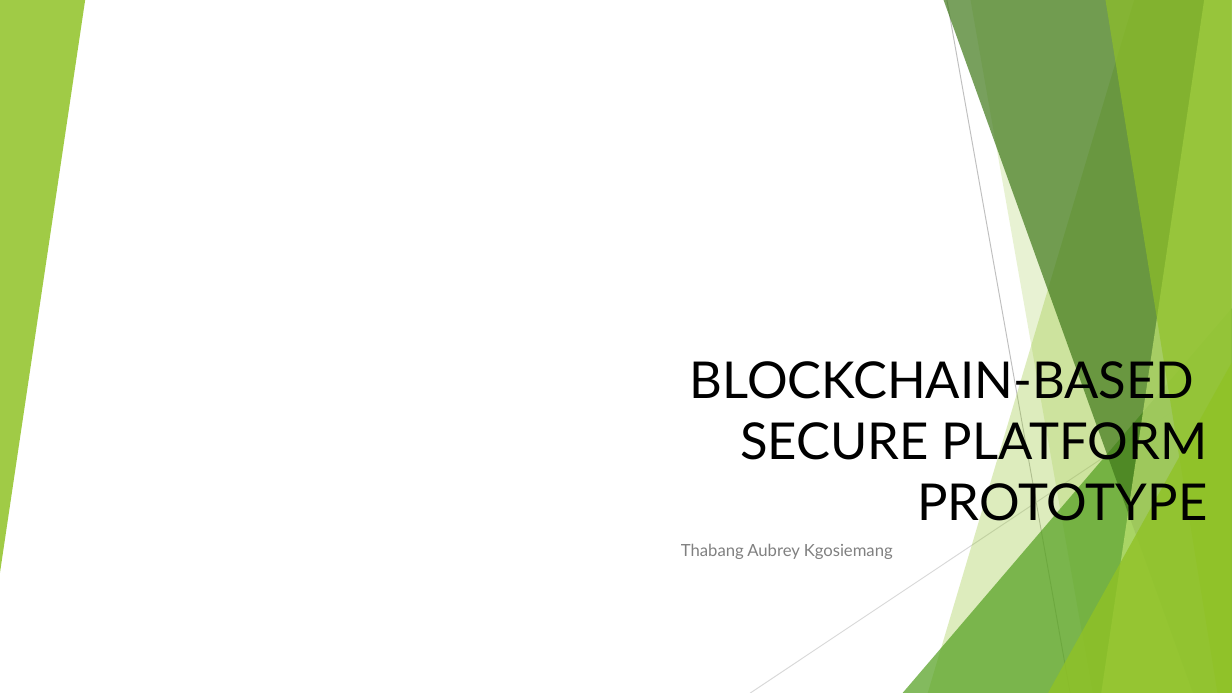
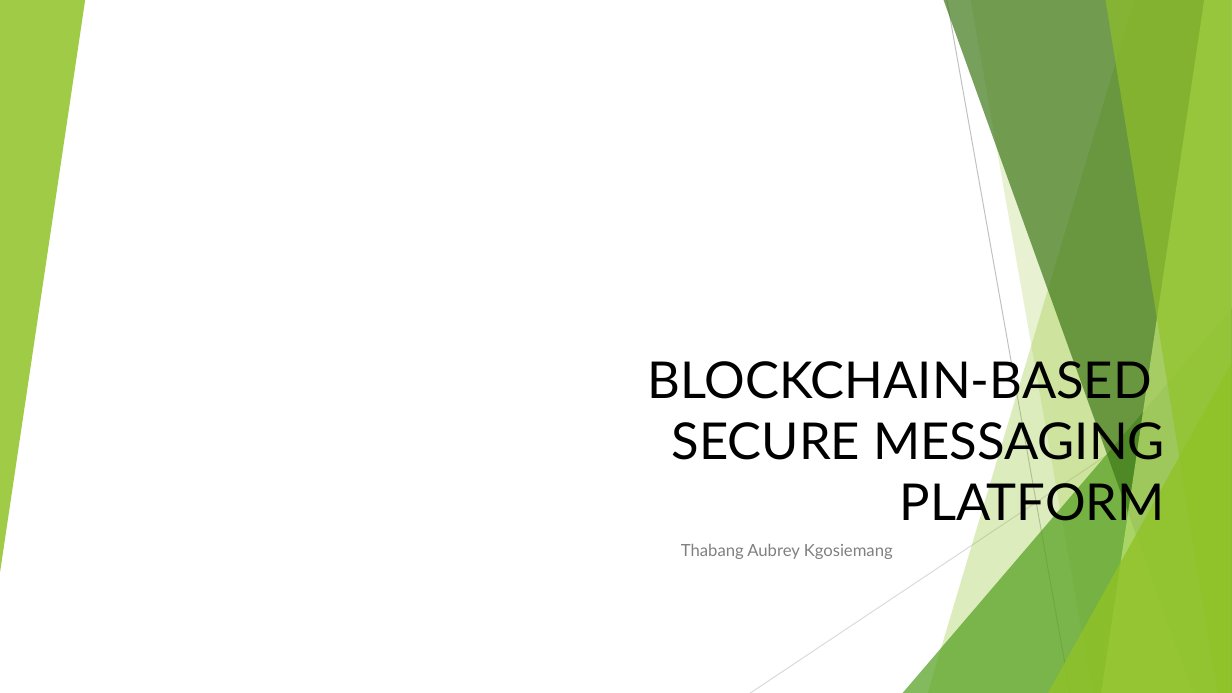
Before and after one commit to agegerag/SecurePlatform, a slide deck: slide 1 of SecurePlatform/project/ss/ProjectPresentation.pptx. Drawn at 1232x693 pixels with LibreOffice and Linux fonts; fonts in the diff are those of the drawing; background and template pictures are left out. Boxes give left, top, right and bottom in pixels: in the first picture for what was removed or moved away, otherwise in the second. Text is boxed around its words. In the diff, an @@ line names an element or a change of style, - is before the commit and + after.

```diff
--- a/SecurePlatform/project/ss/ProjectPresentation.pptx
+++ b/SecurePlatform/project/ss/ProjectPresentation.pptx
@@ title at <box>647,355,1165,530</box>: text changed @@
-BLOCKCHAIN-BASED SECURE PLATFORM PROTOTYPE
+BLOCKCHAIN-BASED SECURE MESSAGING PLATFORM
```
Also in this commit, not shown: 2 other slides changed.
